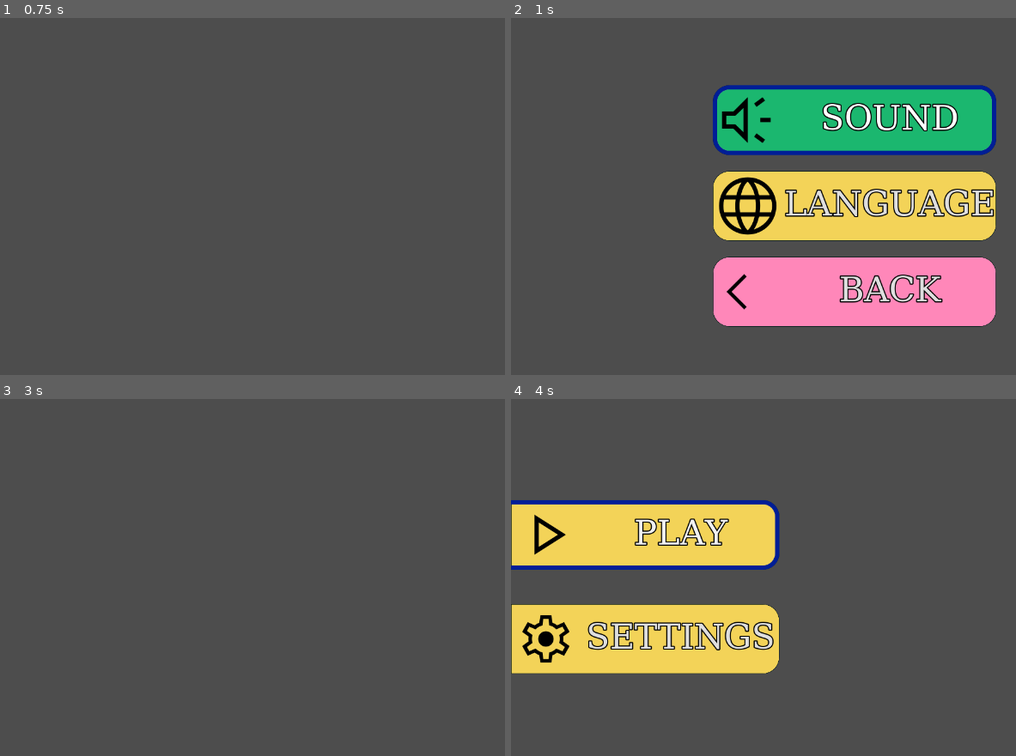
Above: before the commit, frames 1-4 (two rows, left to right).
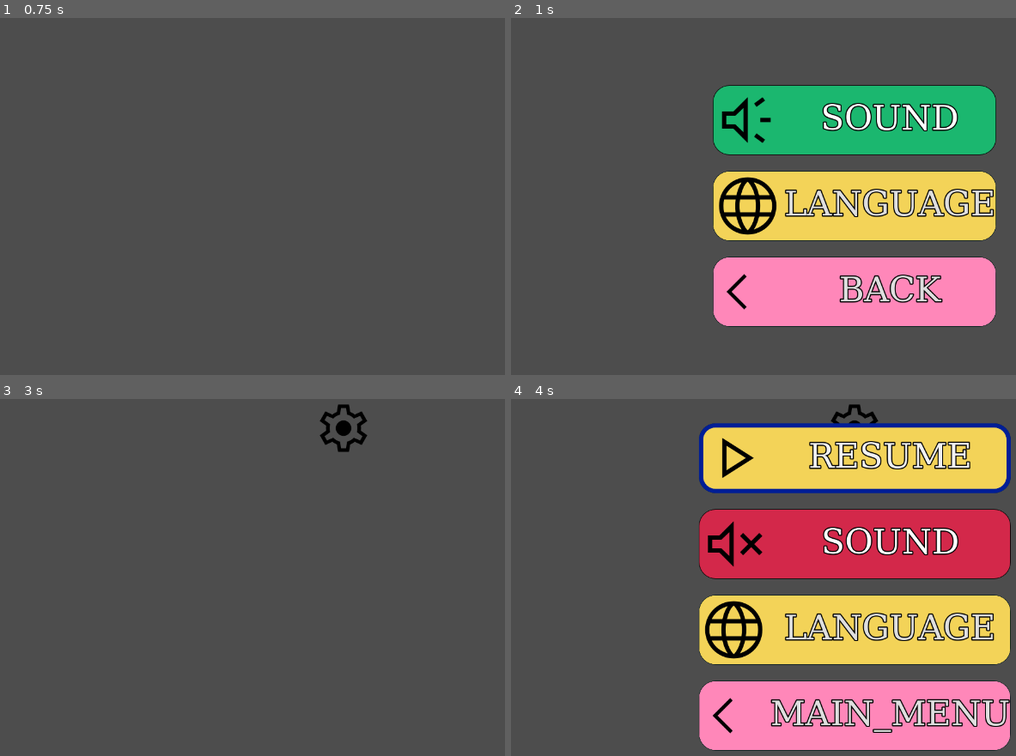
Above: after the commit, the same moments.

Repository: shahriarlabib000/simple_godot4_ui
Game: Godot game, scene res://UI/ui.tscn
Two runs of this game, one before a commit and one after it. Both use one fixed random seed, a clock stepped at 60 frames per second and the inputs below.
Inputs (mouse positions are in pixels of both pictures, inside the frame that each line leads up to):
- Up to frame 1 (0.75 s): click "SETTINGS" at 0.5 s
- Up to frame 2 (1 s): no input
- Up to frame 3 (3 s): click "SOUND" at 1.25 s; click "BACK" at 2 s; click "PLAY" at 2.75 s
- Up to frame 4 (4 s): click (854, 427) at 3.52 s

Frame 1 is identical in both runs. In frame 2, 1.8% of the frame differs, in the area x 39-97%, y 18-39%; in frame 3, 0.5%; in frame 4, 62%, in the area x 0-99%, y 1-99%.

Commit message:
ingame ui

Diff:
--- a/UI/langBtn.gd
+++ b/UI/langBtn.gd
@@ -1,7 +1,9 @@
 extends Button
 
+signal lang_pressed(lang:String)
 func _ready() -> void:
 	pressed.connect(on_lang_btn_pressed)
 
 func on_lang_btn_pressed() -> void:
-	TranslationServer.set_locale(name)
+	lang_pressed.emit(name)
+	#TranslationServer.set_locale(name)
--- a/UI/ui.gd
+++ b/UI/ui.gd
@@ -1,10 +1,24 @@
 extends Control
 
-@onready var btns := $btns
+# signal defs
+signal play_pressed
+signal  language_selected(language: String)
+signal  sound_toggled(toggled_on: bool)
+signal gameplay_stopped
+signal gameplay_resumed
+signal return_to_menu
+
+@onready var mainMenu := $mainMenu
 @onready var settingsMenu := $settingsMenu
 @onready var languageOptions := $langOptions
+@onready var inGameUi := $inGameUi
+@onready var backBtn := %back
+@onready var resumeBtn := %resume
+@onready var mainMenuReturn := %mainMenuReturn
+
 @export var move_dist:= 5000
 @export var timespan := 0.3
+
 var sound_allowed := true
 enum anim_direction {LEFT, RIGHT, UP, DOWN}
 
@@ -12,10 +26,10 @@
 func _ready() -> void:
 	%sound.button_pressed = sound_allowed
 	hide_all_ui()
-	show_and_grab_child_focus(btns)
+	show_and_grab_child_focus(mainMenu)
 
 	for child:Button in get_tree().get_nodes_in_group("lang_btn"):
-		child.pressed.connect(language_selected)
+		child.lang_pressed.connect(_language_selected)
 
 	for node:Button in get_tree().get_nodes_in_group("ui_btn"):
 		node.pressed.connect(_ui_btn_pressed)
@@ -98,27 +112,59 @@
 	ui.hide()
 	ui.position = pos
 
+func bring_settings() -> void:
+	slide_out(mainMenu, anim_direction.LEFT)
+	slide_in(settingsMenu, anim_direction.RIGHT)
+
 #signals
 func _on_languageMenuBtn_pressed() -> void:
 	slide_out(settingsMenu, anim_direction.LEFT)
 	slide_in(languageOptions, anim_direction.UP)
 
-func language_selected() -> void:
+func _language_selected(lang: String) -> void:
+	TranslationServer.set_locale(lang)
+	language_selected.emit(lang)
 	slide_out(languageOptions, anim_direction.DOWN)
 	slide_in(settingsMenu, anim_direction.LEFT)
 
 func _on_play_pressed() -> void:
-	slide_in(btns, anim_direction.LEFT)
+	play_pressed.emit()
+	slide_out(mainMenu,anim_direction.LEFT)
+	inGameUi.show()
 
 func _on_settings_pressed() -> void:
-	slide_out(btns, anim_direction.LEFT)
-	slide_in(settingsMenu, anim_direction.RIGHT)
+	backBtn.show()
+	resumeBtn.hide()
+	mainMenuReturn.hide()
+	bring_settings()
+
+func _on_mainMenuReturn_pressed() -> void:
+	return_to_menu.emit()
+	gameplay_stopped.emit()
+	inGameUi.hide()
+	mainMenuReturn.hide()
+	resumeBtn.hide()
+	backBtn.show()
+	slide_out(settingsMenu,anim_direction.LEFT)
+	slide_in(mainMenu,anim_direction.RIGHT)
+
+func _on_in_game_settings_pressed() -> void:
+	gameplay_stopped.emit()
+	backBtn.hide()
+	resumeBtn.show()
+	mainMenuReturn.show()
+	bring_settings()
+
+func _on_resume_pressed() -> void:
+	gameplay_resumed.emit()
+	slide_out(settingsMenu,anim_direction.RIGHT)
 
 func _on_back_pressed() -> void:
 	slide_out(settingsMenu, anim_direction.RIGHT)
-	slide_in(btns, anim_direction.LEFT)
+	slide_in(mainMenu, anim_direction.LEFT)
 
 func _on_sounds_toggled(toggled_on: bool) -> void:
+	sound_toggled.emit(toggled_on)
 	sound_allowed = toggled_on
 	if toggled_on:
 		%sound.icon = load("res://UI/icons/sound.svg")
--- a/UI/ui.tscn
+++ b/UI/ui.tscn
@@ -55,9 +55,33 @@
 anchor_bottom = 1.0
 grow_horizontal = 2
 grow_vertical = 2
+mouse_filter = 2
 script = ExtResource("1_c7tqi")
 
-[node name="btns" type="VBoxContainer" parent="."]
+[node name="inGameUi" type="Control" parent="."]
+visible = false
+layout_mode = 1
+anchors_preset = 15
+anchor_right = 1.0
+anchor_bottom = 1.0
+grow_horizontal = 2
+grow_vertical = 2
+mouse_filter = 2
+
+[node name="inGameSettings" type="TextureButton" parent="inGameUi"]
+layout_mode = 1
+anchors_preset = 5
+anchor_left = 0.5
+anchor_right = 0.5
+offset_left = -64.0
+offset_right = 64.0
+offset_bottom = 130.0
+grow_horizontal = 2
+size_flags_horizontal = 4
+theme = ExtResource("5_6rr40")
+texture_normal = ExtResource("4_h81ot")
+
+[node name="mainMenu" type="VBoxContainer" parent="."]
 layout_mode = 1
 anchors_preset = 4
 anchor_top = 0.5
@@ -69,7 +93,7 @@
 theme_override_constants/separation = 64
 alignment = 1
 
-[node name="play" type="Button" parent="btns" groups=["ui_btn"]]
+[node name="play" type="Button" parent="mainMenu" groups=["ui_btn"]]
 custom_minimum_size = Vector2(500, 80)
 layout_mode = 2
 theme = ExtResource("2_cbfhl")
@@ -77,7 +101,7 @@
 text = "PLAY"
 icon = ExtResource("3_4fiuh")
 
-[node name="settings" type="Button" parent="btns" groups=["ui_btn"]]
+[node name="settings" type="Button" parent="mainMenu" groups=["ui_btn"]]
 custom_minimum_size = Vector2(500, 80)
 layout_mode = 2
 theme = ExtResource("2_cbfhl")
@@ -102,6 +126,15 @@
 theme_override_constants/separation = 30
 alignment = 1
 
+[node name="resume" type="Button" parent="settingsMenu" groups=["ui_btn"]]
+unique_name_in_owner = true
+custom_minimum_size = Vector2(500, 80)
+layout_mode = 2
+theme = ExtResource("5_6rr40")
+action_mode = 0
+text = "RESUME"
+icon = ExtResource("3_4fiuh")
+
 [node name="sound" type="Button" parent="settingsMenu" groups=["ui_btn"]]
 unique_name_in_owner = true
 custom_minimum_size = Vector2(500, 80)
@@ -126,12 +159,23 @@
 icon = ExtResource("7_h81ot")
 
 [node name="back" type="Button" parent="settingsMenu" groups=["ui_btn"]]
+unique_name_in_owner = true
 custom_minimum_size = Vector2(500, 80)
 layout_mode = 2
 theme = ExtResource("5_6rr40")
 theme_override_styles/normal = SubResource("StyleBoxFlat_27fn8")
 action_mode = 0
 text = "BACK"
+icon = ExtResource("7_o2jkc")
+
+[node name="mainMenuReturn" type="Button" parent="settingsMenu" groups=["ui_btn"]]
+unique_name_in_owner = true
+custom_minimum_size = Vector2(500, 80)
+layout_mode = 2
+theme = ExtResource("5_6rr40")
+theme_override_styles/normal = SubResource("StyleBoxFlat_27fn8")
+action_mode = 0
+text = "MAIN_MENU"
 icon = ExtResource("7_o2jkc")
 
 [node name="btnSound" type="AudioStreamPlayer" parent="."]
@@ -242,8 +286,11 @@
 expand_icon = true
 script = ExtResource("9_h81ot")
 
-[connection signal="pressed" from="btns/play" to="." method="_on_play_pressed"]
-[connection signal="pressed" from="btns/settings" to="." method="_on_settings_pressed"]
+[connection signal="pressed" from="inGameUi/inGameSettings" to="." method="_on_in_game_settings_pressed"]
+[connection signal="pressed" from="mainMenu/play" to="." method="_on_play_pressed"]
+[connection signal="pressed" from="mainMenu/settings" to="." method="_on_settings_pressed"]
+[connection signal="pressed" from="settingsMenu/resume" to="." method="_on_resume_pressed"]
 [connection signal="toggled" from="settingsMenu/sound" to="." method="_on_sounds_toggled"]
 [connection signal="pressed" from="settingsMenu/lang" to="." method="_on_languageMenuBtn_pressed"]
 [connection signal="pressed" from="settingsMenu/back" to="." method="_on_back_pressed"]
+[connection signal="pressed" from="settingsMenu/mainMenuReturn" to="." method="_on_mainMenuReturn_pressed"]
